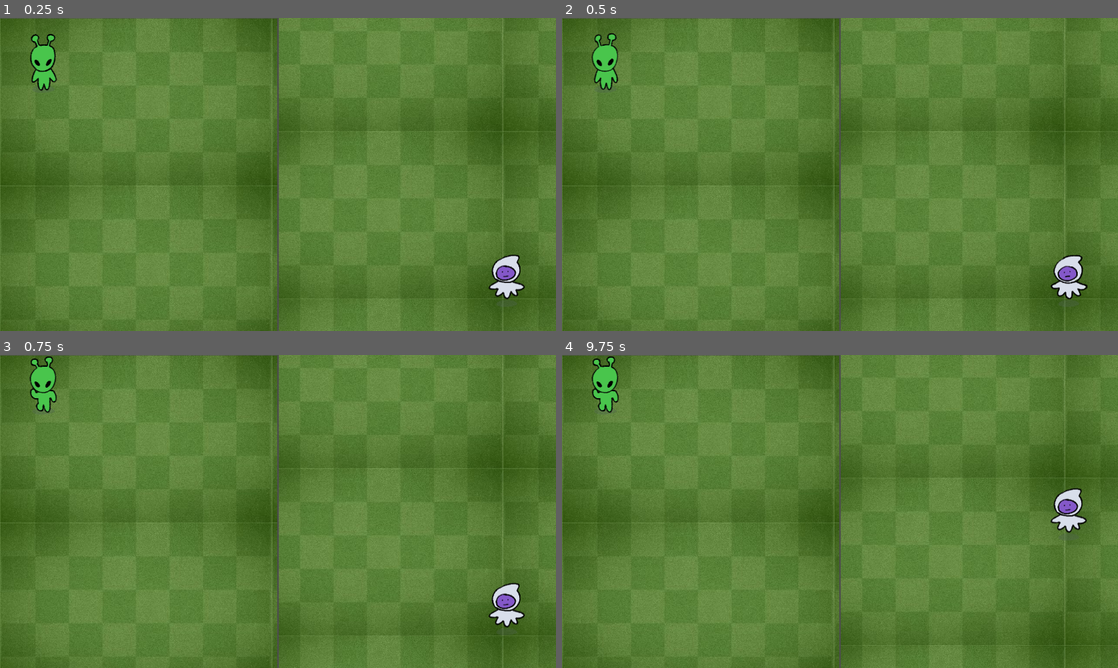
Above: before the commit, frames 1-4 (two rows, left to right).
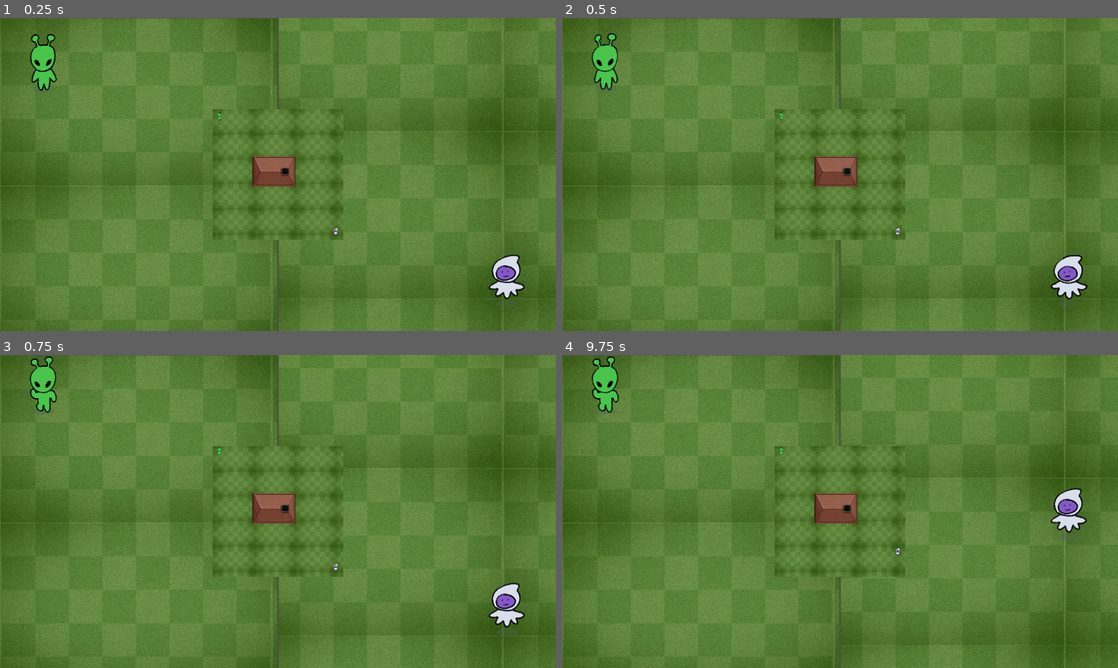
Above: after the commit, the same moments.

Repository: liannie3/wwhataburger
Game: Godot game, scene res://main_game/SpitScreen.tscn
Two runs of this game, one before a commit and one after it. Both use one fixed random seed, a clock stepped at 60 frames per second and the inputs below. This scene is started directly instead of the project's main scene.
Inputs:
- Up to frame 1 (0.25 s): no input
- Up to frame 2 (0.5 s): no input
- Up to frame 3 (0.75 s): hold W (p1_up) from 0.53 s (still down); tap I (p2_up) at 0.6 s
- Up to frame 4 (9.75 s): release W (p1_up) at 1.28 s; tap I (p2_up) every 0.75 s from 1.35 to 9.6 s; hold W (p1_up) 2.03-3.53 s; hold W (p1_up) 5.78-8.03 s; hold W (p1_up) from 9.53 s (still down)

The runs differ from the first frame. In frame 1, 2.7% of the frame differs, in the area x 38-62%, y 29-71%; in frame 2, 2.7%; in frame 3, 2.7%; in frame 4, 2.6%.

Commit message:
Add middle minimap

Diff:
--- a/main_game/SpitScreen.tscn
+++ b/main_game/SpitScreen.tscn
@@ -41,3 +41,23 @@
 handle_input_locally = false
 size = Vector2i(638, 720)
 render_target_update_mode = 4
+
+[node name="CanvasLayer" type="CanvasLayer" parent="." unique_id=112051585]
+
+[node name="CenterContainer" type="CenterContainer" parent="CanvasLayer" unique_id=918142653]
+anchors_preset = 15
+anchor_right = 1.0
+anchor_bottom = 1.0
+grow_horizontal = 2
+grow_vertical = 2
+
+[node name="SubViewportContainer" type="SubViewportContainer" parent="CanvasLayer/CenterContainer" unique_id=307514615]
+custom_minimum_size = Vector2(300, 300)
+layout_mode = 2
+
+[node name="SubViewport" type="SubViewport" parent="CanvasLayer/CenterContainer/SubViewportContainer" unique_id=1062316975]
+size = Vector2i(300, 300)
+
+[node name="Camera2D" type="Camera2D" parent="CanvasLayer/CenterContainer/SubViewportContainer/SubViewport" unique_id=1560877012]
+position = Vector2(1000, 1000)
+zoom = Vector2(0.15, 0.15)
--- a/main_game/spit_screen.gd
+++ b/main_game/spit_screen.gd
@@ -2,10 +2,12 @@
 
 @onready var viewport1 = $HBoxContainer/SubViewportContainer/SubViewport
 @onready var viewport2 = $HBoxContainer/SubViewportContainer2/SubViewport2
+@onready var minimap_viewport = $CanvasLayer/CenterContainer/SubViewportContainer/SubViewport
 
 func _ready():
 	# 1. Force the right screen to exist in the exact same physical world as the left screen
 	viewport2.world_2d = viewport1.world_2d
+	minimap_viewport.world_2d = viewport1.world_2d
 
 	# 2. Grab Player 2's camera from the left screen's game instance
 	var p2_cam = viewport1.get_node("MainGame/Player2/Camera2D")
